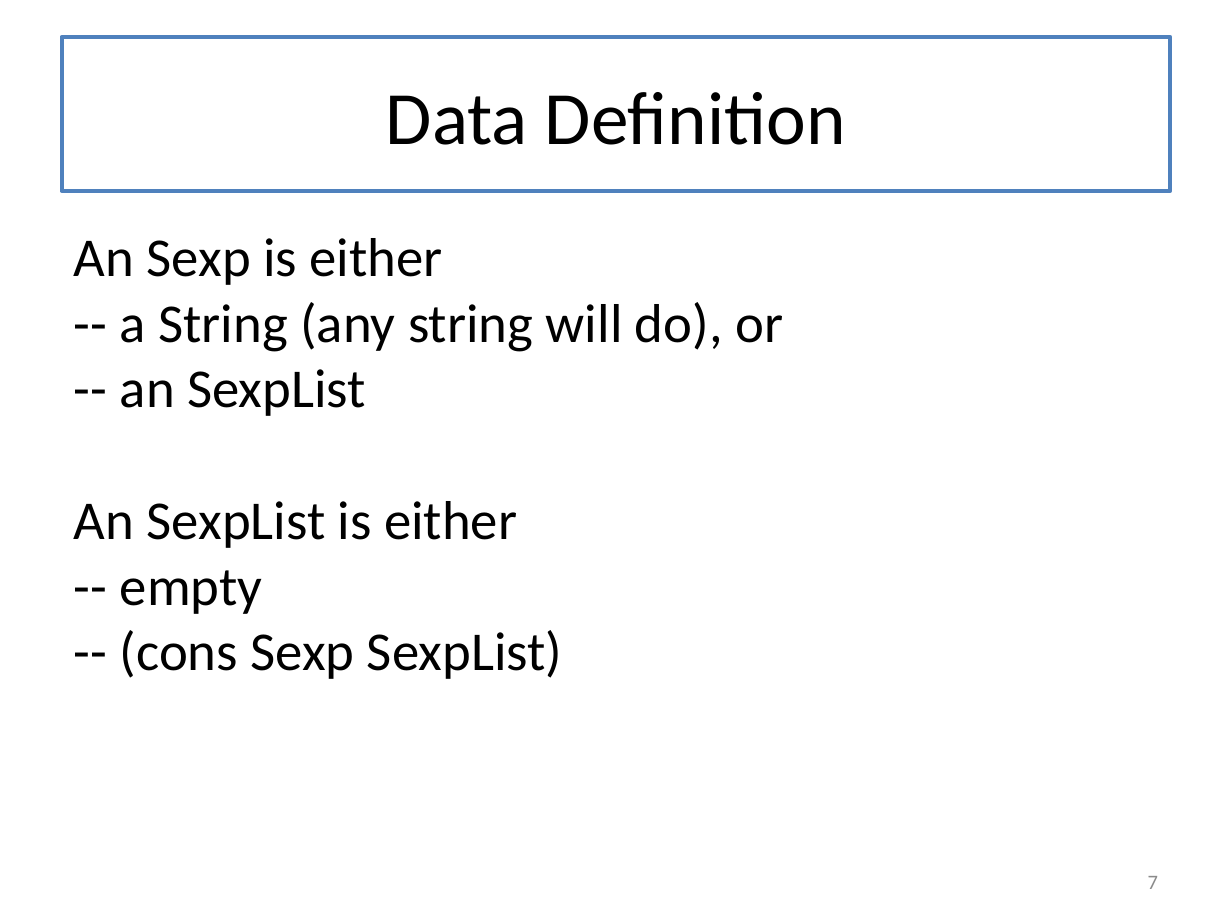
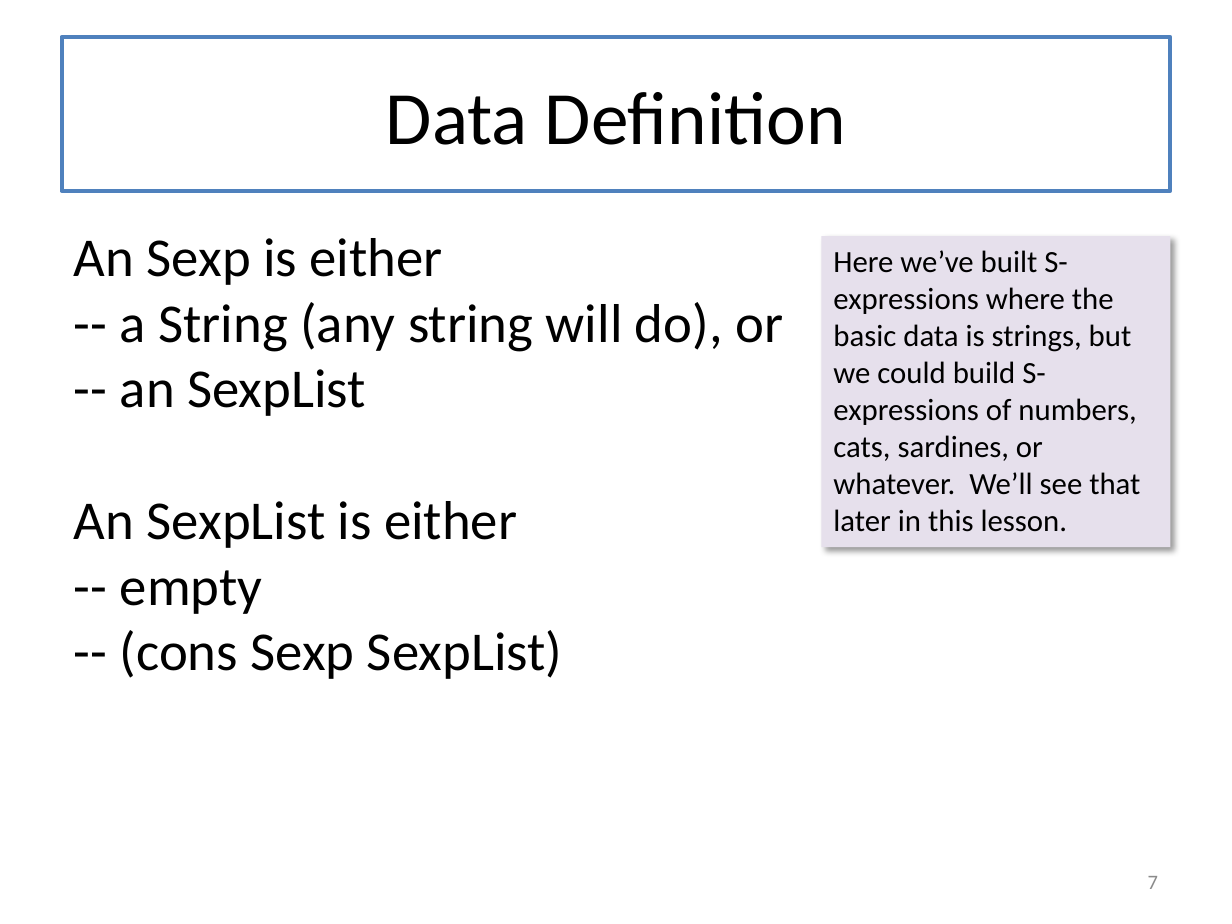
Before and after one commit to mwand/cs5010f17, a slide deck: slide 7 of Slides/Lesson 5.3 Lists of Lists.pptx. Drawn at 1232x924 pixels with LibreOffice and Linux fonts; fonts in the diff are those of the drawing. Boxes give left, top, right and bottom in pixels: in the first picture for what was removed or moved away, otherwise in the second. Text is boxed around its words. In the diff, an @@ line names an element or a change of style, - is before the commit and + after.

```diff
--- a/Slides/Lesson 5.3 Lists of Lists.pptx
+++ b/Slides/Lesson 5.3 Lists of Lists.pptx
@@ rectangle added at box(822, 237, 1170, 547), fill #E6E0EC, 18 pt, text #000000 @@
+Here we’ve built S-expressions where the basic data is strings, but we could build S-expressions of numbers, cats, sardines, or whatever. We’ll see that later in this lesson.
```
Also in this commit, not shown: 5 other files.
